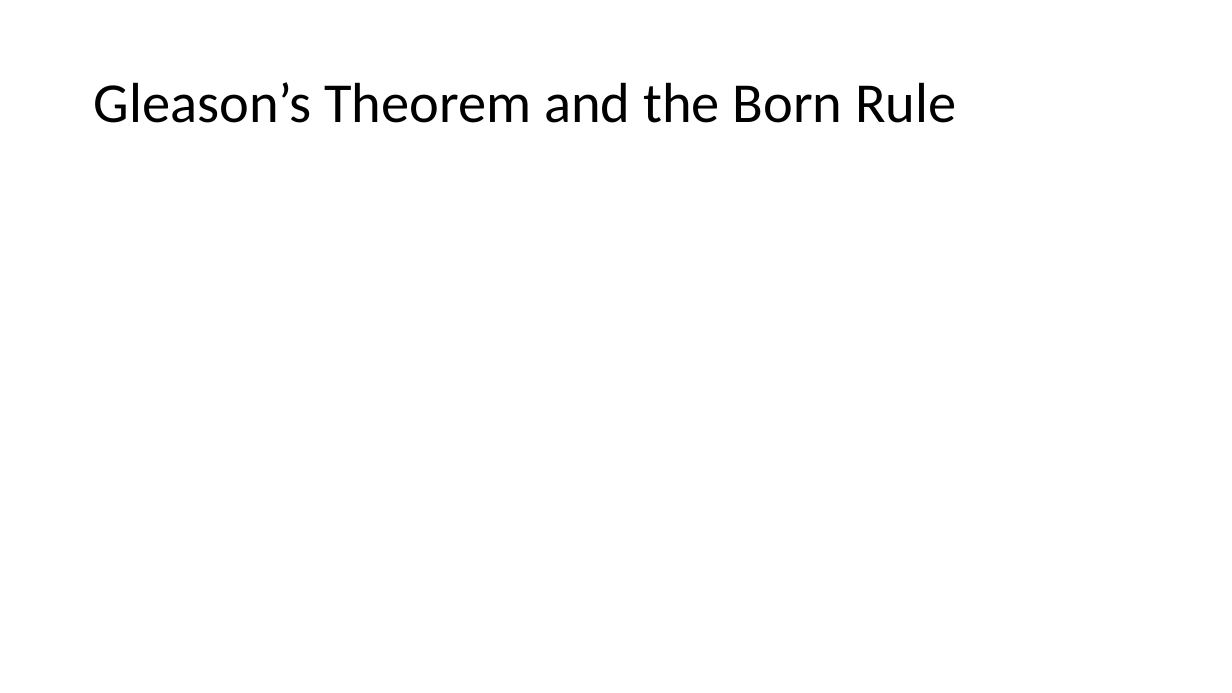
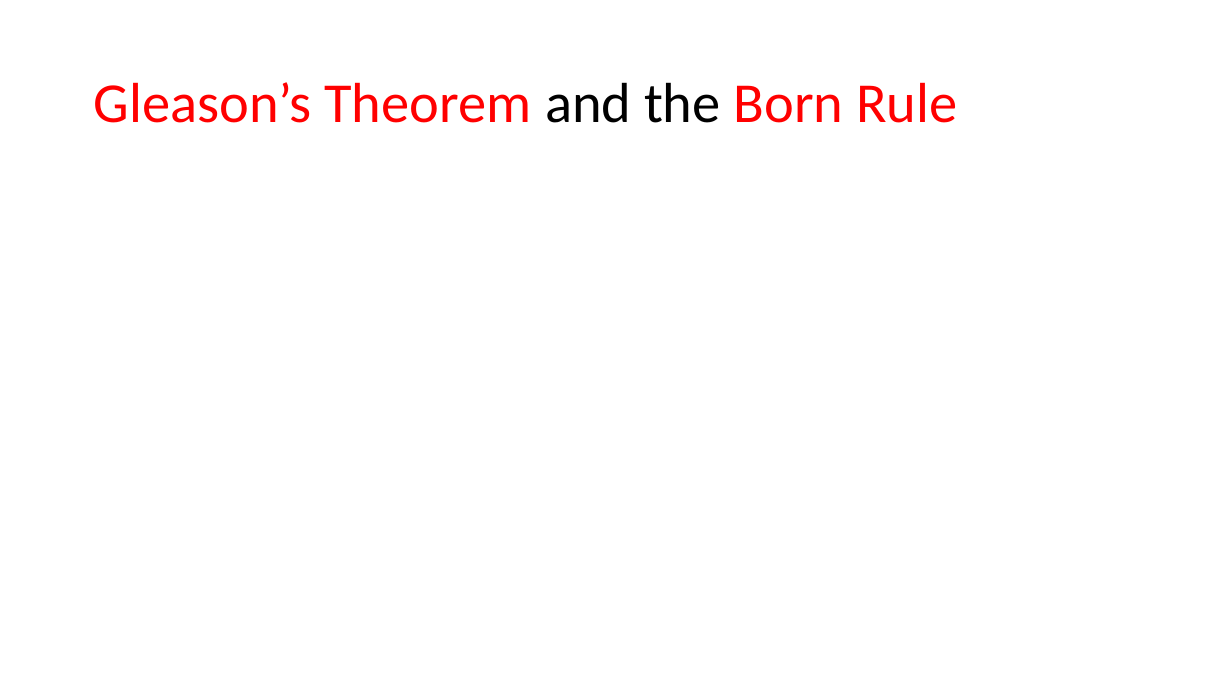
Before and after one commit to yuttai/Contextuality-and-Nonlocality-in-Discrete-Quantum-Theory, a slide deck: slide 7 of prop_letter.pptx. Drawn at 1232x693 pixels with LibreOffice and Linux fonts; fonts in the diff are those of the drawing; grey boxes stand for pictures. Boxes give left, top, right and bottom in pixels: in the first picture for what was removed or moved away, otherwise in the second. Text is boxed around its words. In the diff, an @@ line names an element or a change of style, - is before the commit and + after.

```diff
--- a/prop_letter.pptx
+++ b/prop_letter.pptx
@@ title "Gleason’s Theorem and the Born ..." at (94,82,957,123): text colour #000000 to #FF0000 in "Gleason’s Theorem Born Rule" @@
```
Also in this commit, not shown: 6 other slides changed, 2 slides added.
